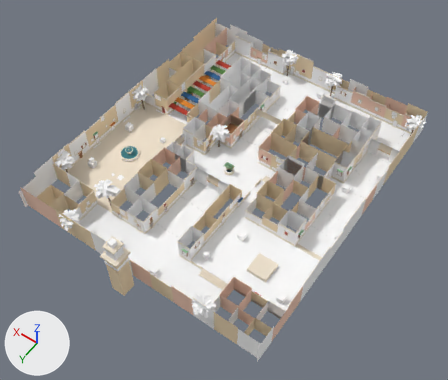
Renders of the glTF model public/maps/medina/medina.glb from each side of a commit.
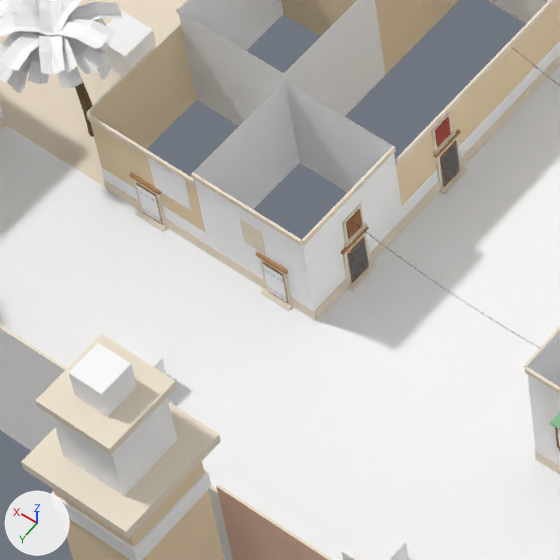
Old and new are each drawn whole from a 50 mm camera at (-68.2, 100.2, 144.0) aimed at (-4.3, 10.7, 3.4) and again close up on the part from 22% to 41% of the width and 49% to 71% of the height. The axes (+X, +Y, +Z) are drawn at lower left. The lights are the same throughout. The older version's two pictures come first. Where no turn or scale is listed for an object, it has been applied to the vertices. Vertices at exactly the same position are counted once.

In view in the first close-up: 'medina'.
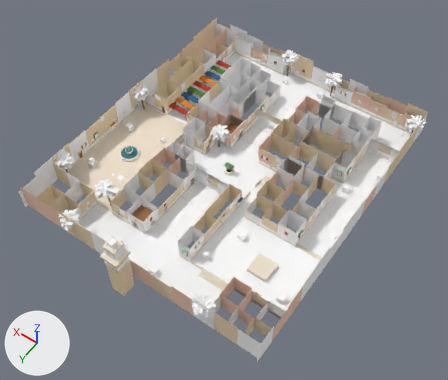
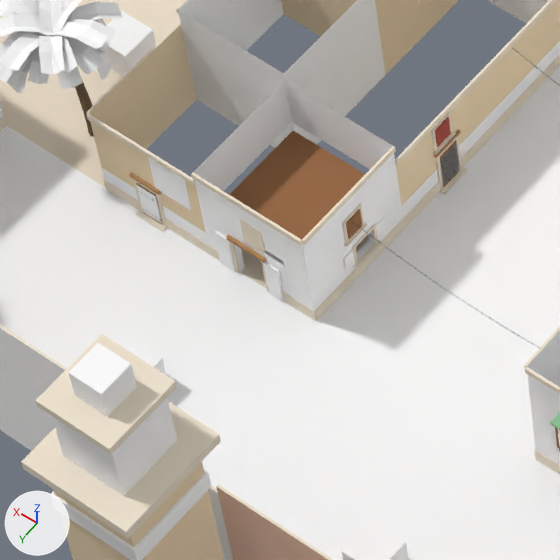
What differs and where, as boxes (x1, y1, x2, y2) in the close-ups (560 x 560 px; the box of a moved part takes in the faces that stretch with it):
part 1 of me_medina, moved or reshaped: before (255, 252, 288, 274); after (226, 235, 266, 263)
part 2 of me_medina, moved or reshaped: before (341, 226, 369, 255); after (343, 249, 355, 274)
part 3 of me_medina, moved or reshaped (not visible afterwards): before (263, 262, 288, 304)
part 4 of me_medina, added: after (354, 239, 382, 268)
part 5 of me_medina, rebuilt (28% narrower, 13% shorter): before (263, 264, 287, 302); after (265, 267, 282, 300)
part 6 of me_medina, deleted: before (348, 262, 377, 291)
part 7 of me_medina, built on: before (247, 232, 371, 311); after (193, 81, 403, 320)

What the commit changed:
me_medina is used by ob_medina; location (0.18, 2.35, 10.7).
me_medina had 15886 vertices, 18827 faces and spanned x -41.5..41.5, y -50.2..50.2, z -10.7..10.7.
me_medina now has 16052 vertices, 19001 faces and spans x -41.5..41.5, y -50.2..50.2, z -10.7..10.7.
me_medina part 1: the loose piece of 8 vertices spanning x 7.0..8.7, y 31.6..31.8, z -8.1..-7.9 is scaled about its middle by (1.23, 1.09, 1.25), then moved by (1.5, 0.0, -0.1).
me_medina part 2: the loose piece of 8 vertices spanning x 5.7..5.8, y 27.9..29.6, z -8.1..-7.9 is scaled about its middle by (0.364, 0.354, 7.46), then moved by (0.0, 0.5, -1.1), in mat_blueplanks (white #ffffff).
me_medina part 3: the loose piece of 8 vertices spanning x 7.3..8.4, y 31.6..31.7, z -10.7..-8.4 is scaled about its middle by (1.09, 12.2, 0.52), then moved by (1.2, -5.1, -0.6), in mat_cratedark (white #ffffff).
me_medina part 4: the loose piece of 8 vertices spanning x 5.7..5.8, y 27.9..29.6, z -8.1..-7.9 is copied, and the copy is moved by (0.0, -0.6, -1.7), in mat_stone (pale yellow #f0e4d0); it spans x 5.7..5.8, y 27.3..29.0, z -9.7..-9.6.
me_medina part 5: the loose piece of 4 vertices spanning x 7.3..8.4, y 31.8, z -10.5..-8.5 is rebuilt with 4 vertices and now spans x 7.6..8.3, y 31.8, z -10.5..-8.6.
me_medina part 6: the loose piece of 8 vertices spanning x 5.5..5.8, y 27.9..29.6, z -10.7..-10.6 is deleted.
me_medina part 7: 40 vertices removed from x 5.7..9.3, y 28.0..32.0, z -10.7..-7.6; 215 vertices added at x 5.8..11.8, y 25.6..32.4, z -10.7..-7.4.
Other edits to the shape of me_medina do not show in these pictures.
